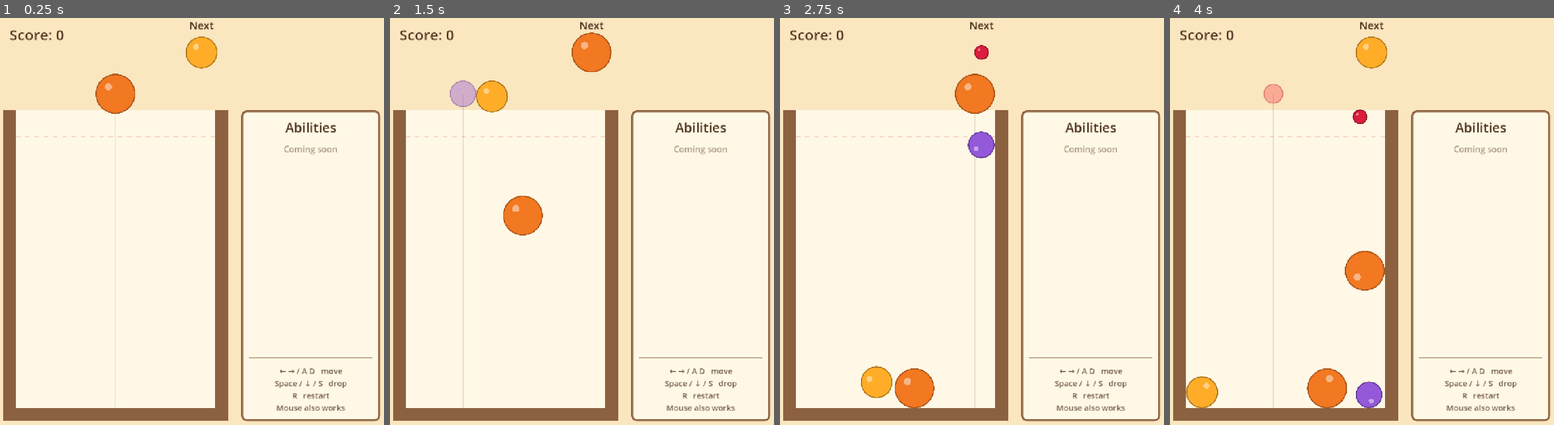
Above: before the commit, frames 1-4 (left to right).
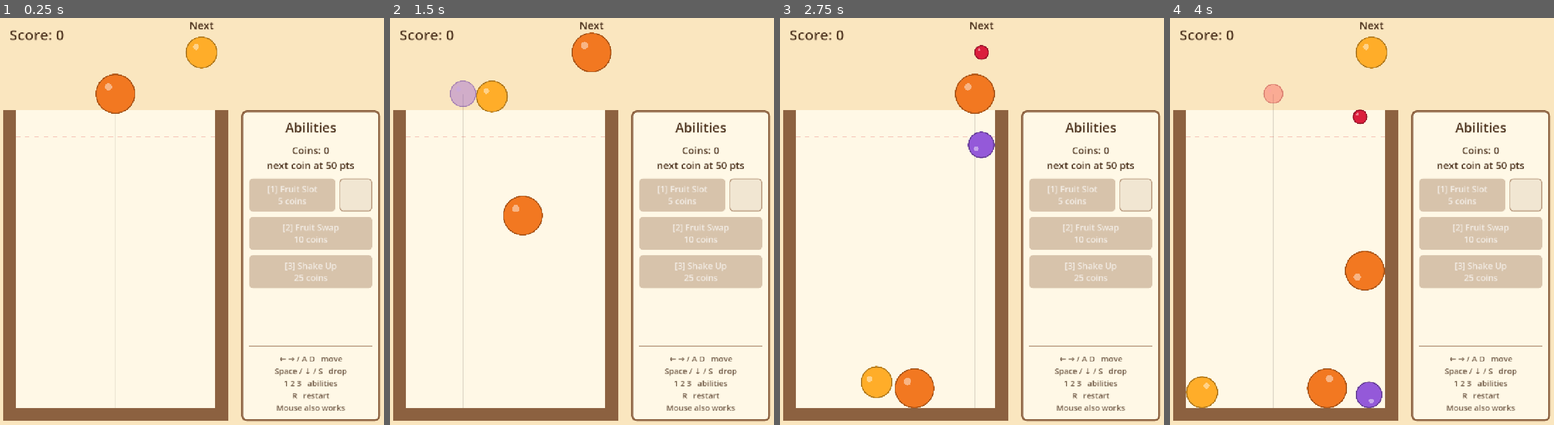
Above: after the commit, the same moments.

Repository: GilCostaSBL/Suika_Prototype
Game: Godot game, scene res://scenes/main.tscn
Two runs of this game, one before a commit and one after it. Both use one fixed random seed, a clock stepped at 60 frames per second and the inputs below.
Inputs (mouse positions are in pixels of both pictures, inside the frame that each line leads up to):
- Up to frame 1 (0.25 s): no input
- Up to frame 2 (1.5 s): tap Enter at 0.5 s; move the mouse to (674, 201) at 0.52 s; hold Right (move_right) 0.53-1.28 s; tap Space (drop) at 0.6, 1.35 s; click (674, 201) at 0.67 s; move the mouse to (505, 245) at 1.27 s; hold Left (move_left) from 1.28 s (still down)
- Up to frame 3 (2.75 s): move the mouse to (1014, 127) at 2.02 s; release Left (move_left) at 2.03 s; hold Right (move_right) from 2.03 s (still down); tap Space (drop) at 2.1 s
- Up to frame 4 (4 s): move the mouse to (1346, 306) at 2.77 s; tap Space (drop) at 2.85, 3.6 s; click (1346, 306) at 2.92 s; move the mouse to (1484, 286) at 3.52 s; release Right (move_right) at 3.53 s; hold Left (move_left) from 3.53 s (still down)

The runs differ from the first frame. In frame 1, 7.7% of the frame differs, in the area x 64-97%, y 31-91%; in frame 2, 7.7%; in frame 3, 7.7%; in frame 4, 7.7%.

Commit message:
abilities: coin economy, Fruit Slot, Fruit Swap and Shake Up
Coins are awarded every 50 points and spent per use on three abilities
(5 / 10 / 25). All tuning lives in config/balance.tres. Shake Up rotates
the view and gravity rather than the physics jar (see decision 0002).

Co-Authored-By: Claude Opus 5.5 <noreply@anthropic.com>

Diff:
--- /dev/null
+++ b/config/balance.tres
@@ -0,0 +1,19 @@
+[gd_resource type="Resource" script_class="Balance" format=3]
+
+[ext_resource type="Script" path="res://scripts/balance.gd" id="1_balance"]
+
+[resource]
+script = ExtResource("1_balance")
+points_per_coin = 50
+slot_cost = 5
+swap_cost = 10
+shake_cost = 25
+shake_cover_time = 0.4
+shake_zoom = 0.6
+shake_zoom_time = 0.3
+shake_flips = 4
+shake_flip_degrees = 180.0
+shake_flip_time = 0.7
+shake_flip_pause = 0.6
+shake_gravity_scale = 2.5
+shake_extra_pause = 0.5
--- a/project.godot
+++ b/project.godot
@@ -43,6 +43,21 @@
 , Object(InputEventKey,"resource_local_to_scene":false,"resource_name":"","device":-1,"window_id":0,"alt_pressed":false …(181 unchanged characters)…
 ]
 }
+ability_1={
+"deadzone": 0.2,
+"events": [Object(InputEventKey,"resource_local_to_scene":false,"resource_name":"","device":-1,"window_id":0,"alt_pressed":false,"shift_pressed":false,"ctrl_pressed":false,"meta_pressed":false,"pressed":false,"keycode":0,"physical_keycode":49,"key_label":0,"unicode":0,"location":0,"echo":false,"script":null)
+]
+}
+ability_2={
+"deadzone": 0.2,
+"events": [Object(InputEventKey,"resource_local_to_scene":false,"resource_name":"","device":-1,"window_id":0,"alt_pressed":false,"shift_pressed":false,"ctrl_pressed":false,"meta_pressed":false,"pressed":false,"keycode":0,"physical_keycode":50,"key_label":0,"unicode":0,"location":0,"echo":false,"script":null)
+]
+}
+ability_3={
+"deadzone": 0.2,
+"events": [Object(InputEventKey,"resource_local_to_scene":false,"resource_name":"","device":-1,"window_id":0,"alt_pressed":false,"shift_pressed":false,"ctrl_pressed":false,"meta_pressed":false,"pressed":false,"keycode":0,"physical_keycode":51,"key_label":0,"unicode":0,"location":0,"echo":false,"script":null)
+]
+}
 restart={
 "deadzone": 0.2,
 "events": [Object(InputEventKey,"resource_local_to_scene":false,"resource_name":"","device":-1,"window_id":0,"alt_press …(190 unchanged characters)…
--- a/scenes/main.tscn
+++ b/scenes/main.tscn
@@ -1,6 +1,8 @@
 [gd_scene format=3]
 
 [ext_resource type="Script" path="res://scripts/game.gd" id="1_game"]
+[ext_resource type="Script" path="res://scripts/shake_up.gd" id="2_shake"]
+[ext_resource type="Script" path="res://scripts/ability_panel.gd" id="3_panel"]
 
 [sub_resource type="StyleBoxFlat" id="StyleBoxFlat_panel"]
 bg_color = Color(1, 0.97, 0.9, 1)
@@ -26,6 +28,9 @@
 script = ExtResource("1_game")
 
 [node name="Fruits" type="Node2D" parent="."]
+
+[node name="ShakeUp" type="Node2D" parent="."]
+script = ExtResource("2_shake")
 
 [node name="UI" type="CanvasLayer" parent="."]
 
@@ -68,6 +73,7 @@
 offset_right = 1160.0
 offset_bottom = 1240.0
 theme_override_styles/panel = SubResource("StyleBoxFlat_panel")
+script = ExtResource("3_panel")
 
 [node name="Layout" type="VBoxContainer" parent="UI/AbilityPanel"]
 layout_mode = 2
@@ -80,17 +86,18 @@
 text = "Abilities"
 horizontal_alignment = 1
 
+[node name="CoinsLabel" type="Label" parent="UI/AbilityPanel/Layout"]
+layout_mode = 2
+theme_override_colors/font_color = Color(0.3, 0.2, 0.12, 1)
+theme_override_font_sizes/font_size = 30
+text = "Coins: 0
+next coin at 50 pts"
+horizontal_alignment = 1
+
 [node name="AbilityButtons" type="VBoxContainer" parent="UI/AbilityPanel/Layout"]
 layout_mode = 2
 size_flags_vertical = 3
 theme_override_constants/separation = 16
-
-[node name="Placeholder" type="Label" parent="UI/AbilityPanel/Layout/AbilityButtons"]
-layout_mode = 2
-theme_override_colors/font_color = Color(0.3, 0.2, 0.12, 0.5)
-theme_override_font_sizes/font_size = 26
-text = "Coming soon"
-horizontal_alignment = 1
 
 [node name="Divider" type="HSeparator" parent="UI/AbilityPanel/Layout"]
 layout_mode = 2
@@ -103,5 +110,6 @@
 theme_override_font_sizes/font_size = 24
 text = "← → / A D   move
 Space / ↓ / S   drop
+1 2 3   abilities
 R   restart
 Mouse also works"
--- /dev/null
+++ b/scripts/ability_panel.gd
@@ -0,0 +1,79 @@
+class_name AbilityPanel
+extends PanelContainer
+
+## Right-hand panel: coin balance and one button per ability. Emits presses; the game decides.
+
+signal ability_pressed(id: int)
+
+const NAMES := ["Fruit Slot", "Fruit Swap", "Shake Up"]
+const TEXT_COLOR := Color(0.3, 0.2, 0.12)
+const BUTTON_COLOR := Color(0.55, 0.38, 0.25)
+
+@onready var coins_label: Label = $Layout/CoinsLabel
+@onready var buttons_box: VBoxContainer = $Layout/AbilityButtons
+
+var _buttons: Array[Button] = []
+var _held_icon: FruitIcon
+
+
+func _ready() -> void:
+	for id in NAMES.size():
+		var button := _make_button(id)
+		_buttons.append(button)
+		if id == 0:
+			# The Fruit Slot shows its stored fruit next to the button.
+			var row := HBoxContainer.new()
+			row.add_theme_constant_override("separation", 12)
+			button.size_flags_horizontal = Control.SIZE_EXPAND_FILL
+			row.add_child(button)
+			_held_icon = FruitIcon.new()
+			_held_icon.custom_minimum_size = Vector2(100, 100)
+			row.add_child(_held_icon)
+			buttons_box.add_child(row)
+		else:
+			buttons_box.add_child(button)
+
+
+func _make_button(id: int) -> Button:
+	var button := Button.new()
+	# Never take keyboard focus, or Space/arrows would drive the button instead of the game.
+	button.focus_mode = Control.FOCUS_NONE
+	button.custom_minimum_size = Vector2(0, 100)
+	# Long labels must never resize the panel.
+	button.clip_text = true
+	button.add_theme_font_size_override("font_size", 26)
+	button.add_theme_color_override("font_color", Color.WHITE)
+	button.add_theme_color_override("font_hover_color", Color.WHITE)
+	button.add_theme_color_override("font_pressed_color", Color.WHITE)
+	button.add_theme_color_override("font_disabled_color", Color(1, 1, 1, 0.7))
+	button.add_theme_stylebox_override("normal", _style(BUTTON_COLOR))
+	button.add_theme_stylebox_override("hover", _style(BUTTON_COLOR.lightened(0.15)))
+	button.add_theme_stylebox_override("pressed", _style(BUTTON_COLOR.darkened(0.2)))
+	button.add_theme_stylebox_override("disabled", _style(Color(BUTTON_COLOR, 0.35)))
+	button.pressed.connect(ability_pressed.emit.bind(id))
+	return button
+
+
+func _style(color: Color) -> StyleBoxFlat:
+	var box := StyleBoxFlat.new()
+	box.bg_color = color
+	box.set_corner_radius_all(12)
+	box.set_content_margin_all(12)
+	return box
+
+
+## locked: no ability can be used right now (game over or Shake Up running).
+func refresh(coins: int, next_coin_at: int, costs: Array[int], held_tier: int, locked: bool) -> void:
+	if not is_node_ready():
+		await ready
+	coins_label.text = "Coins: %d\nnext coin at %d pts" % [coins, next_coin_at]
+	for id in _buttons.size():
+		var button := _buttons[id]
+		var key := "[%d] " % (id + 1)
+		if id == 0 and held_tier >= 0:
+			button.text = "%sRelease\n%s" % [key, FruitData.name_of(held_tier)]
+			button.disabled = locked
+		else:
+			button.text = "%s%s\n%d coins" % [key, NAMES[id], costs[id]]
+			button.disabled = locked or coins < costs[id]
+	_held_icon.tier = held_tier
--- /dev/null
+++ b/scripts/balance.gd
@@ -0,0 +1,34 @@
+class_name Balance
+extends Resource
+
+## Tunable numbers for the run economy and abilities.
+## Edit res://config/balance.tres in the inspector to tune without touching code.
+
+@export_group("Economy")
+## A coin is awarded each time the score passes a multiple of this.
+@export var points_per_coin: int = 50
+
+@export_group("Ability costs")
+## Fruit Slot: stash the current fruit, release it later for free.
+@export var slot_cost: int = 5
+## Fruit Swap: reroll the next fruit into a different one.
+@export var swap_cost: int = 10
+## Shake Up: cover the jar and flip it around its center.
+@export var shake_cost: int = 25
+
+@export_group("Shake Up")
+## Seconds for the cover to slide over the top of the jar (and back off).
+@export var shake_cover_time: float = 0.4
+## Jar scale while spinning, so the whole jar stays on the left of the screen. 1.0 disables the zoom.
+@export_range(0.3, 1.0) var shake_zoom: float = 0.6
+@export var shake_zoom_time: float = 0.3
+@export var shake_flips: int = 4
+@export var shake_flip_degrees: float = 180.0
+## Seconds per flip.
+@export var shake_flip_time: float = 0.7
+## Pause between flips so the fruit can fall to the new bottom.
+@export var shake_flip_pause: float = 0.6
+## Gravity multiplier while shaking, so fruit crosses the jar within the pause.
+@export var shake_gravity_scale: float = 2.5
+## Extra no-drop time once the jar is back and open.
+@export var shake_extra_pause: float = 0.5
--- a/scripts/fruit.gd
+++ b/scripts/fruit.gd
@@ -23,6 +23,8 @@
 	material.friction = 0.4
 	material.bounce = 0.05
 	physics_material_override = material
+	# Shake Up boosts gravity; continuous collision keeps fast small fruit from tunnelling.
+	continuous_cd = RigidBody2D.CCD_MODE_CAST_SHAPE
 	contact_monitor = true
 	max_contacts_reported = 8
 
--- /dev/null
+++ b/scripts/fruit_icon.gd
@@ -0,0 +1,23 @@
+class_name FruitIcon
+extends Control
+
+## Draws a fruit (scaled to fit) inside a slot box. tier = -1 shows an empty slot.
+
+var tier: int = -1:
+	set(value):
+		tier = value
+		queue_redraw()
+
+
+func _draw() -> void:
+	var box := StyleBoxFlat.new()
+	box.bg_color = Color(0.55, 0.38, 0.25, 0.12)
+	box.border_color = Color(0.55, 0.38, 0.25, 0.6)
+	box.set_border_width_all(3)
+	box.set_corner_radius_all(12)
+	draw_style_box(box, Rect2(Vector2.ZERO, size))
+	if tier < 0:
+		return
+	var fit := (minf(size.x, size.y) / 2.0 - 8.0) / FruitData.radius(tier)
+	draw_set_transform(size / 2.0, 0.0, Vector2.ONE * minf(fit, 1.0))
+	Fruit.draw_fruit(self, Vector2.ZERO, tier)
--- a/scripts/game.gd
+++ b/scripts/game.gd
@@ -1,6 +1,8 @@
 extends Node2D
 
-## Core Suika loop: drop, merge, score, game over.
+## Core Suika loop: drop, merge, score, game over, plus the per-run coin economy and abilities.
+
+enum Ability { SLOT, SWAP, SHAKE }
 
 const JAR_LEFT := 60.0
 const JAR_RIGHT := 660.0
@@ -22,25 +24,43 @@
 const JAR_INSIDE_COLOR := Color(1.0, 0.97, 0.9)
 const DANGER_COLOR := Color(0.85, 0.15, 0.15)
 
+@export var balance: Balance = preload("res://config/balance.tres")
+
 @onready var fruits: Node2D = $Fruits
+@onready var shake_up: ShakeUp = $ShakeUp
 @onready var score_label: Label = $UI/ScoreLabel
 @onready var game_over_label: Label = $UI/GameOverLabel
+@onready var ability_panel: AbilityPanel = $UI/AbilityPanel
 
 var score: int = 0
-var current_tier: int = 0
-var next_tier: int = 0
+var coins: int = 0
+## Total coins handed out this run, so each score milestone pays exactly once.
+var coins_awarded: int = 0
+## Tier stored by the Fruit Slot, or -1 when the slot is empty.
+var held_tier: int = -1
+## Upcoming fruits: [0] is in the dropper, [1] is the "Next" preview.
+var queue: Array[int] = []
 var drop_x: float = (JAR_LEFT + JAR_RIGHT) / 2.0
 var cooldown: float = 0.0
 var danger_timer: float = 0.0
 var is_over: bool = false
 var rng := RandomNumberGenerator.new()
 
+var current_tier: int:
+	get:
+		return queue[0]
+var next_tier: int:
+	get:
+		return queue[1]
+
 
 func _ready() -> void:
 	rng.randomize()
 	_build_jar()
-	current_tier = _roll_tier()
-	next_tier = _roll_tier()
+	_fill_queue()
+	shake_up.setup(balance, Rect2(JAR_LEFT, JAR_TOP, JAR_RIGHT - JAR_LEFT, JAR_BOTTOM - JAR_TOP), WALL_THICKNESS, JAR_COLOR, fruits)
+	shake_up.finished.connect(_on_shake_finished)
+	ability_panel.ability_pressed.connect(activate_ability)
 	_update_ui()
 
 
@@ -53,9 +73,10 @@
 			_restart()
 		return
 	cooldown = maxf(cooldown - delta, 0.0)
-	_handle_keyboard(delta)
 	_check_merges()
-	_check_danger(delta)
+	if not shake_up.active:
+		_handle_keyboard(delta)
+		_check_danger(delta)
 	queue_redraw()
 
 
@@ -66,6 +87,9 @@
 		drop_x = clampf(_clamped_drop_x(current_tier) + axis * KEY_MOVE_SPEED * delta, JAR_LEFT, JAR_RIGHT)
 	if Input.is_action_just_pressed("drop"):
 		_drop()
+	for id in Ability.values():
+		if Input.is_action_just_pressed("ability_%d" % (id + 1)):
+			activate_ability(id)
 
 
 func _unhandled_input(event: InputEvent) -> void:
@@ -103,13 +127,23 @@
 	return rng.randi_range(0, FruitData.SPAWN_TIER_MAX)
 
 
+func _fill_queue() -> void:
+	while queue.size() < 2:
+		queue.append(_roll_tier())
+
+
+func _advance_queue() -> void:
+	queue.pop_front()
+	_fill_queue()
+
+
 func _drop() -> void:
-	if cooldown > 0.0:
+	if cooldown > 0.0 or shake_up.active:
 		return
 	_spawn_fruit(current_tier, Vector2(_clamped_drop_x(current_tier), DROP_Y))
-	current_tier = next_tier
-	next_tier = _roll_tier()
+	_advance_queue()
 	cooldown = DROP_COOLDOWN
+	_update_ui()
 
 
 func _clamped_drop_x(tier: int) -> float:
@@ -121,6 +155,8 @@
 	var fruit := Fruit.new()
 	fruit.tier = tier
 	fruit.position = pos
+	# Fruit born mid-shake must not fall asleep while gravity is rotating.
+	fruit.can_sleep = not shake_up.active
 	fruits.add_child(fruit)
 	return fruit
 
@@ -142,12 +178,71 @@
 	b.merging = true
 	var tier := a.tier
 	var pos := (a.global_position + b.global_position) / 2.0
-	score += FruitData.merge_score(tier)
 	a.queue_free()
 	b.queue_free()
 	# Two watermelons simply vanish.
 	if tier + 1 < FruitData.count():
 		_spawn_fruit.call_deferred(tier + 1, pos)
+	_add_score(FruitData.merge_score(tier))
+
+
+func _add_score(points: int) -> void:
+	score += points
+	@warning_ignore("integer_division")
+	var earned := score / balance.points_per_coin
+	if earned > coins_awarded:
+		coins += earned - coins_awarded
+		coins_awarded = earned
+	_update_ui()
+
+
+func ability_cost(id: int) -> int:
+	match id:
+		Ability.SLOT:
+			return balance.slot_cost
+		Ability.SWAP:
+			return balance.swap_cost
+		_:
+			return balance.shake_cost
+
+
+## Returns true if the ability fired. Abilities are paid per use and reset with the run.
+func activate_ability(id: int) -> bool:
+	if is_over or shake_up.active:
+		return false
+	if id == Ability.SLOT and held_tier >= 0:
+		# Releasing the stored fruit is free: it goes back into the dropper.
+		queue.push_front(held_tier)
+		held_tier = -1
+		_update_ui()
+		return true
+	if coins < ability_cost(id):
+		return false
+	coins -= ability_cost(id)
+	match id:
+		Ability.SLOT:
+			held_tier = current_tier
+			_advance_queue()
+		Ability.SWAP:
+			queue[1] = _roll_tier_except(queue[1])
+		Ability.SHAKE:
+			shake_up.start()
+	_update_ui()
+	return true
+
+
+func _roll_tier_except(tier: int) -> int:
+	var roll := rng.randi_range(0, FruitData.SPAWN_TIER_MAX - 1)
+	return roll + 1 if roll >= tier else roll
+
+
+func _on_shake_finished() -> void:
+	# Everything just got tossed around: give all fruit a fresh settle grace.
+	for child in fruits.get_children():
+		var fruit := child as Fruit
+		if fruit:
+			fruit.age = 0.0
+	danger_timer = 0.0
 	_update_ui()
 
 
@@ -170,6 +265,7 @@
 		if fruit:
 			fruit.freeze = true
 	game_over_label.visible = true
+	_update_ui()
 	queue_redraw()
 
 
@@ -179,6 +275,11 @@
 
 func _update_ui() -> void:
 	score_label.text = "Score: %d" % score
+	var costs: Array[int] = []
+	for id in Ability.values():
+		costs.append(ability_cost(id))
+	var next_coin_at := (coins_awarded + 1) * balance.points_per_coin
+	ability_panel.refresh(coins, next_coin_at, costs, held_tier, is_over or shake_up.active)
 
 
 func _draw() -> void:
@@ -192,10 +293,10 @@
 	danger.a = 0.35 + 0.65 * clampf(danger_timer / GAME_OVER_TIME, 0.0, 1.0)
 	draw_dashed_line(Vector2(JAR_LEFT, DANGER_Y), Vector2(JAR_RIGHT, DANGER_Y), danger, 3.0, 14.0)
 
+	# The dropper and preview live outside the jar, so hide them while the view spins.
+	if is_over or shake_up.active:
+		return
 	Fruit.draw_fruit(self, NEXT_PREVIEW_POS, next_tier)
-
-	if is_over:
-		return
 	var x := _clamped_drop_x(current_tier)
 	draw_line(Vector2(x, DROP_Y), Vector2(x, JAR_BOTTOM), Color(0, 0, 0, 0.12), 2.0)
 	var alpha := 1.0 if cooldown <= 0.0 else 0.4
--- /dev/null
+++ b/scripts/shake_up.gd
@@ -0,0 +1,140 @@
+class_name ShakeUp
+extends Node2D
+
+## The "Shake Up" ultimate: a cover slides over the jar, then the jar flips around its center.
+## The jar never moves physically. The view rotates (the viewport's canvas transform) and
+## gravity rotates to match, so fruit can't tunnel through fast-moving walls.
+
+signal finished
+
+var active: bool = false
+
+var _balance: Balance
+var _jar: Rect2
+var _wall: float
+var _color: Color
+var _fruits: Node
+var _cover_shape: CollisionShape2D
+var _default_gravity: Vector2
+var _default_gravity_strength: float
+
+# Tweened values: view rotation (radians), view scale, and cover progress (0 open, 1 closed).
+var _angle: float = 0.0
+var _zoom: float = 1.0
+var _cover: float = 0.0
+
+
+func setup(balance: Balance, jar: Rect2, wall: float, color: Color, fruits: Node) -> void:
+	_balance = balance
+	_jar = jar
+	_wall = wall
+	_color = color.darkened(0.2)
+	_fruits = fruits
+	_default_gravity = ProjectSettings.get_setting("physics/2d/default_gravity_vector")
+	_default_gravity_strength = ProjectSettings.get_setting("physics/2d/default_gravity")
+
+	var body := StaticBody2D.new()
+	add_child(body)
+	var shape := RectangleShape2D.new()
+	shape.size = Vector2(jar.size.x + wall * 2.0, wall)
+	_cover_shape = CollisionShape2D.new()
+	_cover_shape.shape = shape
+	_cover_shape.position = Vector2(jar.get_center().x, jar.position.y - wall / 2.0)
+	_cover_shape.disabled = true
+	body.add_child(_cover_shape)
+	_reset_world()
+
+
+func _exit_tree() -> void:
+	# The viewport and physics space outlive this scene (e.g. restart mid-shake), so undo our changes.
+	_reset_world()
+
+
+func start() -> void:
+	if active:
+		return
+	active = true
+	_set_fruits_awake(true)
+	var b := _balance
+	_set_gravity_strength(_default_gravity_strength * b.shake_gravity_scale)
+	var t := create_tween().set_process_mode(Tween.TWEEN_PROCESS_PHYSICS)
+	t.tween_property(self, "_cover", 1.0, b.shake_cover_time)
+	t.tween_callback(_set_cover_solid.bind(true))
+	t.tween_property(self, "_zoom", b.shake_zoom, b.shake_zoom_time)
+	var total := 0.0
+	for i in b.shake_flips:
+		total += deg_to_rad(b.shake_flip_degrees)
+		t.tween_property(self, "_angle", total, b.shake_flip_time).set_trans(Tween.TRANS_SINE).set_ease(Tween.EASE_IN_OUT)
+		t.tween_interval(b.shake_flip_pause)
+	# Always land upright, even if the flip settings don't add up to whole turns.
+	var leftover := fposmod(total, TAU)
+	if leftover > 0.001:
+		t.tween_property(self, "_angle", total + TAU - leftover, b.shake_flip_time).set_trans(Tween.TRANS_SINE)
+		t.tween_interval(b.shake_flip_pause)
+	t.tween_property(self, "_zoom", 1.0, b.shake_zoom_time)
+	t.tween_callback(_set_cover_solid.bind(false))
+	t.tween_property(self, "_cover", 0.0, b.shake_cover_time)
+	t.tween_interval(b.shake_extra_pause)
+	t.tween_callback(_finish)
+
+
+func _physics_process(_delta: float) -> void:
+	if not active:
+		return
+	var center := _jar.get_center()
+	var view := Transform2D(_angle, Vector2(_zoom, _zoom), 0.0, Vector2.ZERO)
+	view.origin = center - view.basis_xform(center)
+	get_viewport().canvas_transform = view
+	# The view shows the world rotated by _angle, so rotate gravity back to keep "down" on screen.
+	_set_gravity(_default_gravity.rotated(-_angle))
+	queue_redraw()
+
+
+func _finish() -> void:
+	active = false
+	_angle = 0.0
+	_zoom = 1.0
+	_reset_world()
+	_set_fruits_awake(false)
+	queue_redraw()
+	finished.emit()
+
+
+func _set_cover_solid(solid: bool) -> void:
+	_cover_shape.disabled = not solid
+
+
+func _set_fruits_awake(awake: bool) -> void:
+	for child in _fruits.get_children():
+		var fruit := child as RigidBody2D
+		if fruit:
+			fruit.can_sleep = not awake
+			if awake:
+				fruit.sleeping = false
+
+
+func _set_gravity(direction: Vector2) -> void:
+	PhysicsServer2D.area_set_param(get_world_2d().space, PhysicsServer2D.AREA_PARAM_GRAVITY_VECTOR, direction)
+
+
+func _set_gravity_strength(strength: float) -> void:
+	PhysicsServer2D.area_set_param(get_world_2d().space, PhysicsServer2D.AREA_PARAM_GRAVITY, strength)
+
+
+func _reset_world() -> void:
+	if _balance == null or not is_inside_tree():
+		return
+	get_viewport().canvas_transform = Transform2D.IDENTITY
+	_set_gravity(_default_gravity)
+	_set_gravity_strength(_default_gravity_strength)
+
+
+func _draw() -> void:
+	if _cover <= 0.0:
+		return
+	# The cover slides in from the right edge of the jar.
+	var width := _jar.size.x + _wall * 2.0
+	var left := _jar.position.x - _wall
+	var rect := Rect2(left + (1.0 - _cover) * width, _jar.position.y - _wall, _cover * width, _wall)
+	draw_rect(rect, _color)
+	draw_rect(rect, _color.darkened(0.3), false, 3.0)
--- a/tests/smoke_test.gd
+++ b/tests/smoke_test.gd
@@ -44,6 +44,59 @@
 	_expect(_tiers(main).size() == count_before + 1, "drop action spawns a fruit")
 	await _wait_physics(240)
 
+	# Coins: one per points_per_coin (50) passed.
+	main._add_score(300 - main.score)
+	_expect(main.coins == 6, "300 points gives 6 coins (got %d)" % main.coins)
+
+	# Fruit Slot: pay to stash the current fruit, release it for free.
+	var cur: int = main.current_tier
+	var nxt: int = main.next_tier
+	_expect(main.activate_ability(0), "slot stores the current fruit")
+	_expect(main.held_tier == cur and main.current_tier == nxt, "held fruit is stored and queue advances")
+	_expect(main.coins == 1, "slot costs 5 (coins %d)" % main.coins)
+	_expect(main.activate_ability(0), "slot releases the stored fruit")
+	_expect(main.held_tier == -1 and main.current_tier == cur and main.next_tier == nxt, "released fruit is back in the dropper")
+	_expect(main.coins == 1, "release is free (coins %d)" % main.coins)
+
+	# Fruit Swap: refuses without coins, otherwise rerolls the next fruit.
+	_expect(not main.activate_ability(1), "swap refused with 1 coin")
+	main._add_score(1000 - main.score)
+	var old_next: int = main.next_tier
+	_expect(main.activate_ability(1), "swap fires with enough coins")
+	_expect(main.next_tier != old_next, "swap changes the next fruit (%d -> %d)" % [old_next, main.next_tier])
+	_expect(main.coins == 5, "swap costs 10 (coins %d)" % main.coins)
+
+	# Shake Up: everything stays inside the jar and the world is restored afterwards.
+	for i in 6:
+		main._spawn_fruit(i % 5, Vector2(120 + i * 90, 900))
+	await _wait_physics(120)
+	main._add_score(2500 - main.score)
+	_expect(main.activate_ability(2), "shake up fires with 35 coins")
+	_expect(not main.activate_ability(0), "abilities locked during shake up")
+	# Near the end of the first pause the jar is upside down: fruit should have fallen to the old top.
+	var b: Balance = main.balance
+	var first_flip_end := b.shake_cover_time + b.shake_zoom_time + b.shake_flip_time + b.shake_flip_pause * 0.9
+	var frames := int(first_flip_end * 120)
+	await _wait_physics(frames)
+	var mean_y := _mean_fruit_y(main)
+	_expect(mean_y < 750.0, "fruit falls to the new bottom after a flip (mean y %.0f, jar center 750)" % mean_y)
+	while main.shake_up.active and frames < 2000:
+		await physics_frame
+		frames += 1
+	_expect(not main.shake_up.active, "shake up finishes (%.1f s)" % (frames / 120.0))
+	var space: RID = main.get_world_2d().space
+	var gravity: Vector2 = PhysicsServer2D.area_get_param(space, PhysicsServer2D.AREA_PARAM_GRAVITY_VECTOR)
+	_expect(gravity.is_equal_approx(Vector2.DOWN), "gravity restored (got %s)" % gravity)
+	var strength: float = PhysicsServer2D.area_get_param(space, PhysicsServer2D.AREA_PARAM_GRAVITY)
+	_expect(is_equal_approx(strength, 980.0), "gravity strength restored (got %.0f)" % strength)
+	_expect(main.get_viewport().canvas_transform == Transform2D.IDENTITY, "view restored")
+	var escaped := 0
+	for child in main.get_node("Fruits").get_children():
+		if child is Fruit and not Rect2(55, 250, 610, 960).has_point(child.global_position):
+			escaped += 1
+	_expect(escaped == 0, "no fruit escaped the jar (%d out)" % escaped)
+	_expect(not main.is_over, "shake up didn't end the game")
+
 	# A settled fruit held above the danger line ends the game.
 	var stuck: Fruit = main._spawn_fruit(0, Vector2(120, 330))
 	stuck.freeze = true
@@ -74,6 +127,16 @@
 	return result
 
 
+func _mean_fruit_y(main: Node) -> float:
+	var total := 0.0
+	var count := 0
+	for child in main.get_node("Fruits").get_children():
+		if child is Fruit and not child.is_queued_for_deletion():
+			total += child.global_position.y
+			count += 1
+	return total / maxi(count, 1)
+
+
 func _expect(ok: bool, message: String) -> void:
 	if ok:
 		print("ok   " + message)
Not shown, added: scripts/ability_panel.gd.uid
Not shown, added: scripts/balance.gd.uid
Not shown, added: scripts/fruit_icon.gd.uid
Not shown, added: scripts/shake_up.gd.uid
Not shown, changed: CLAUDE.md
Not shown, added: docs/decisions/0002-shake-up-rotates-the-view.md
Not shown, changed: docs/design/GDD.md
Not shown, changed: docs/devlog/2026-11-02.md
